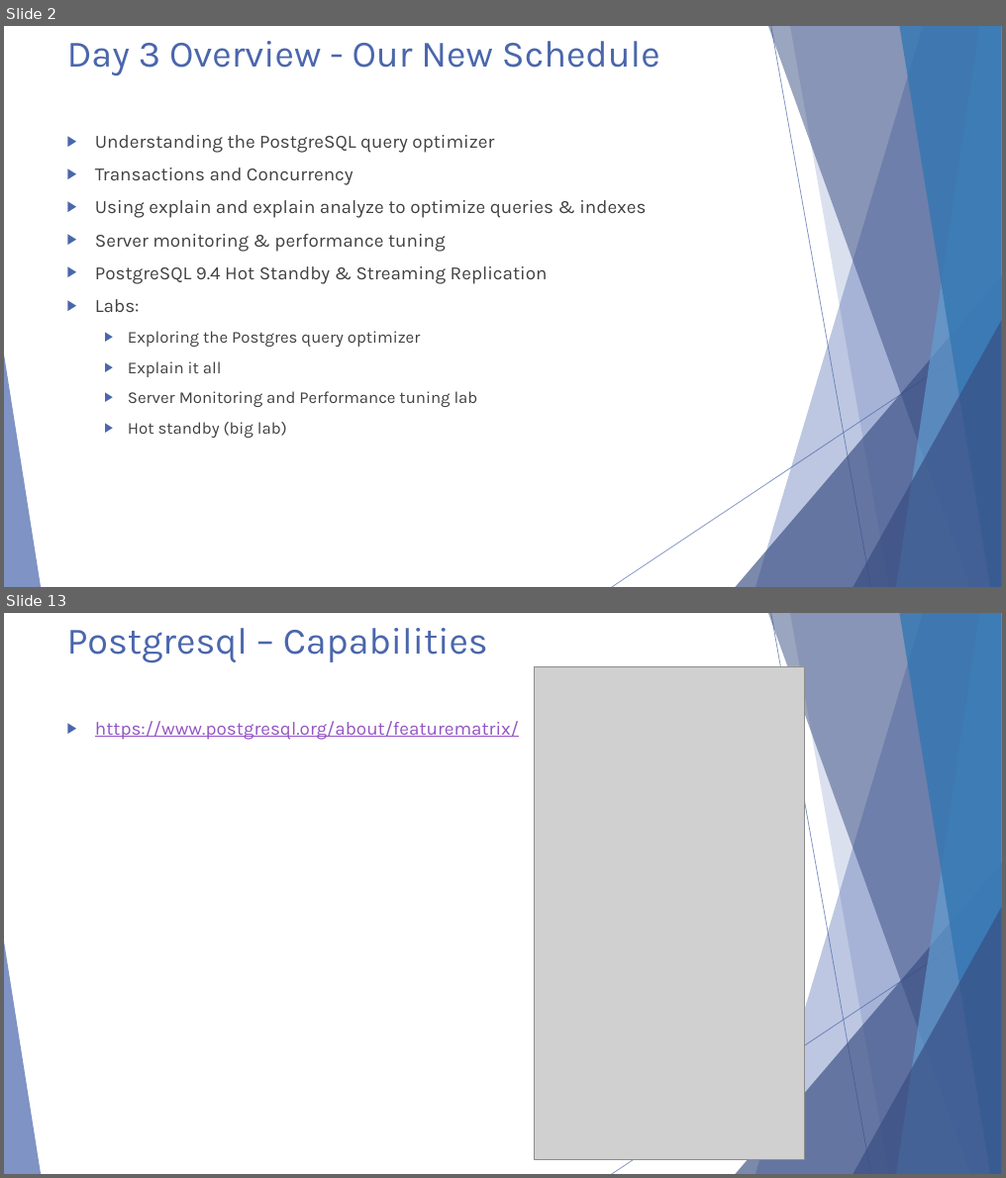
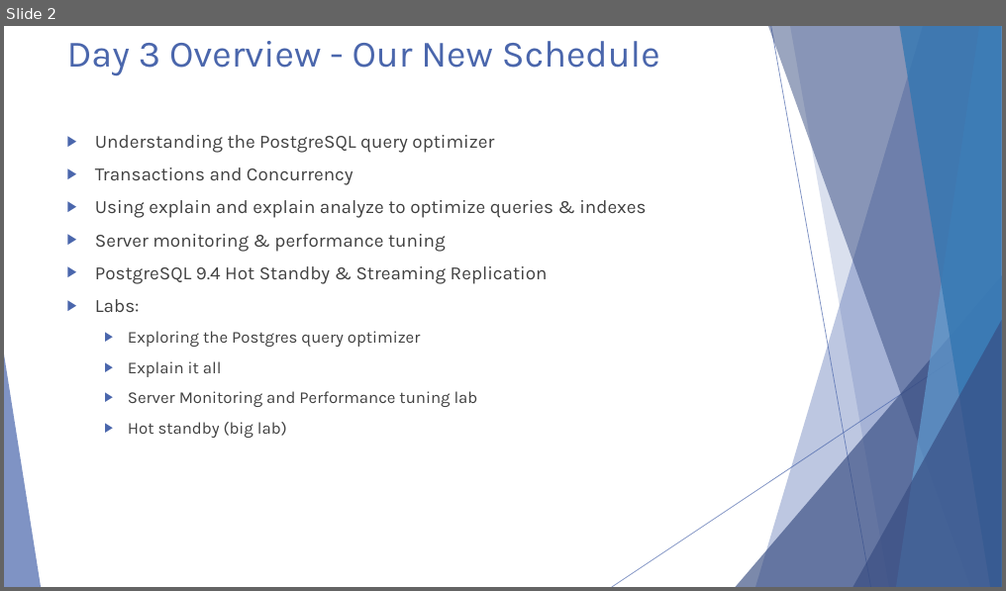
Before and after one commit to michaelrishiforrester/IntrotoPostgres2016, a slide deck: Presentations/Postgresql Presentation Day 3.pptx. Shown one above the other, each under a label of ours: slides 2 and 13 before the commit, slide 2 after it; the slides between them are not shown. The pictures are 1006x1178 and 1006x591 pixels, drawn with LibreOffice and Linux fonts; fonts in the diff are those of the drawing; grey boxes stand for pictures. Boxes give left, top, right and bottom in pixels: in the first picture for what was removed or moved away, otherwise in the second. Text is boxed around its words. In the diff, an @@ line names an element or a change of style, - is before the commit and + after.

```diff
--- a/Presentations/Postgresql Presentation Day 3.pptx
+++ b/Presentations/Postgresql Presentation Day 3.pptx
@@ slide 13 removed at [4,613,1002,1174], background #FFFFFF; not listed: 10 template elements that a slide beside it also shows @@
@@ title removed at [67,628,488,663] @@
-Postgresql – Capabilities
@@ picture removed at [534,666,805,1159] @@
@@ text removed at [95,721,519,740] @@
-▶ https://www.postgresql.org/about/featurematrix/
```
Also in this commit, not shown: 2 slides changed, 3 slides added, 58 other slides removed, 3 other files.
